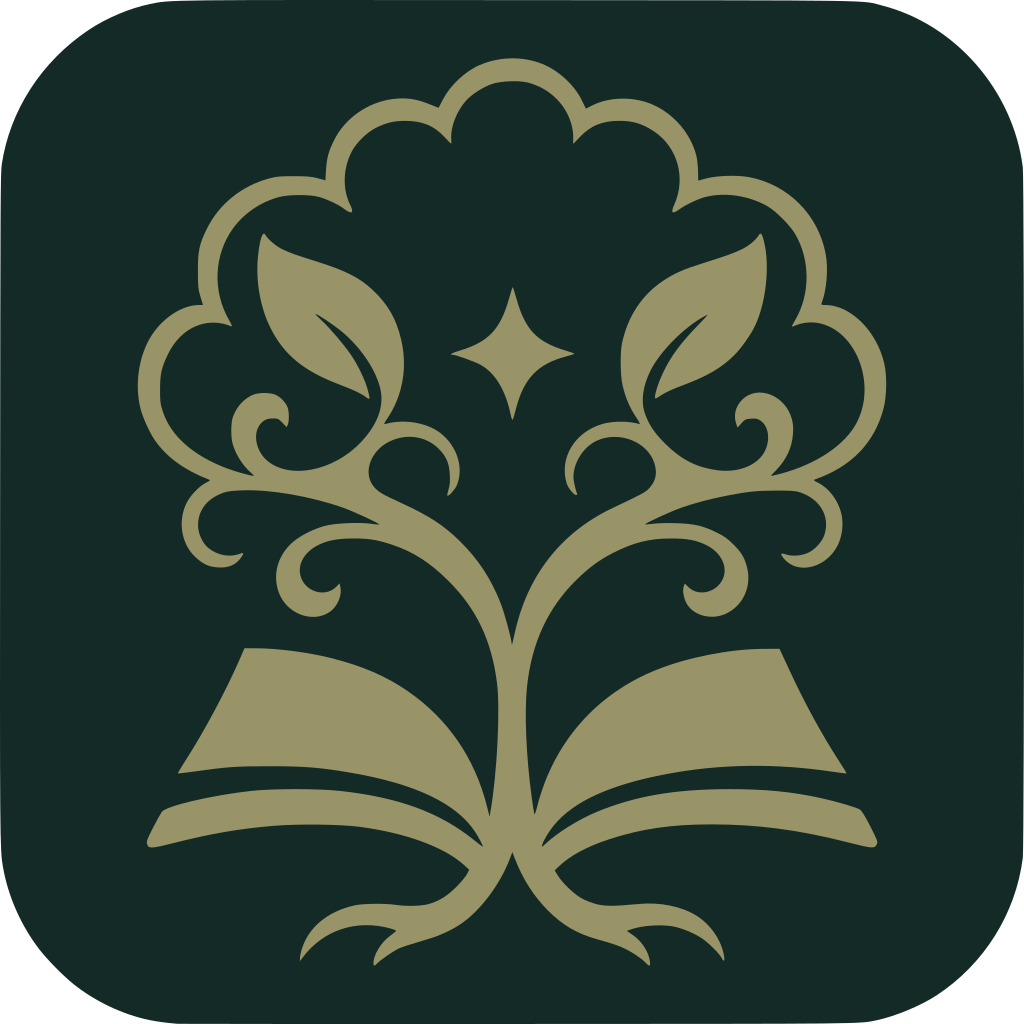
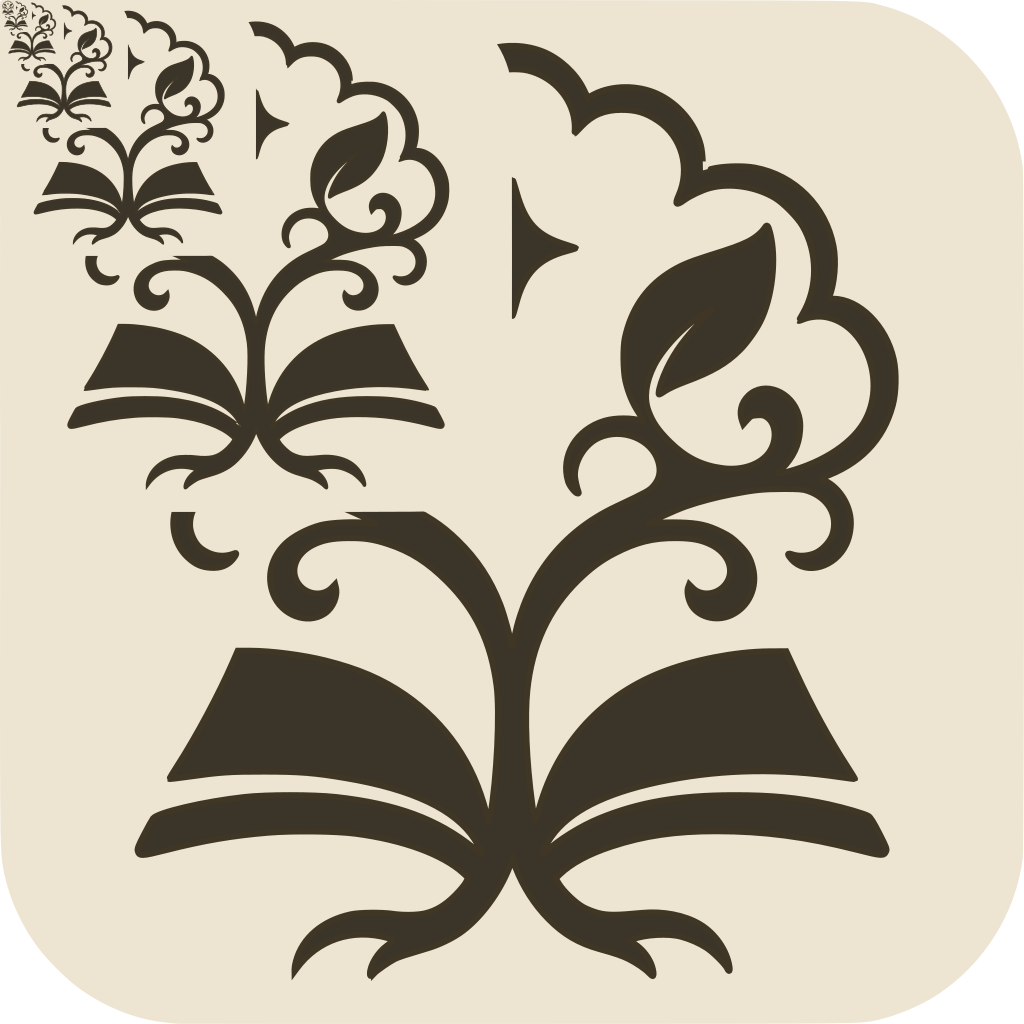
The second 1024x1024 image is a revision of the first. Changes to its layers:
removed layer "icon-1024.png" over [left=0, top=0, right=1024, bottom=1024]
added layer "icon-parchment-16.png" above "icon-parchment-32.png" over [left=0, top=0, right=16, bottom=16]
added layer "icon-parchment-32.png" above "icon-parchment-64.png" over [left=0, top=0, right=32, bottom=32]
added layer "icon-parchment-64.png" above "icon-parchment-128.png" over [left=0, top=0, right=64, bottom=64]
added layer "icon-parchment-128.png" above "icon-parchment-256.png" over [left=0, top=0, right=128, bottom=128]
added layer "icon-parchment-256.png" above "icon-parchment-512.png" over [left=0, top=0, right=256, bottom=256]
added layer "icon-parchment-512.png" above "icon-parchment-1024.png" over [left=0, top=0, right=512, bottom=512]
renamed "icon-512.png" to "icon-parchment-1024.png", painted on it over [left=0, top=0, right=1024, bottom=1024]
removed layer "icon-256.png" over [left=384, top=384, right=640, bottom=640]
removed layer "icon-128.png" over [left=448, top=448, right=576, bottom=576]
removed layer "icon-64.png" over [left=480, top=480, right=544, bottom=544]
removed layer "icon-32.png" over [left=496, top=496, right=528, bottom=528]
removed layer "icon-16.png" over [left=504, top=504, right=520, bottom=520]